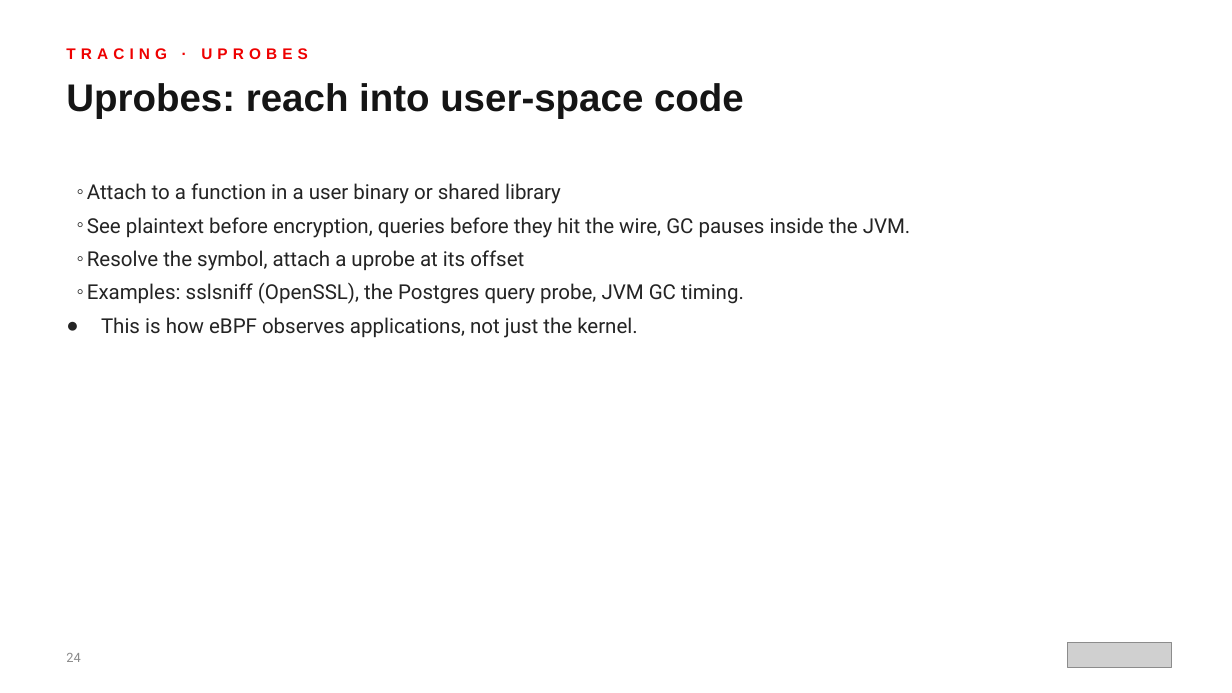
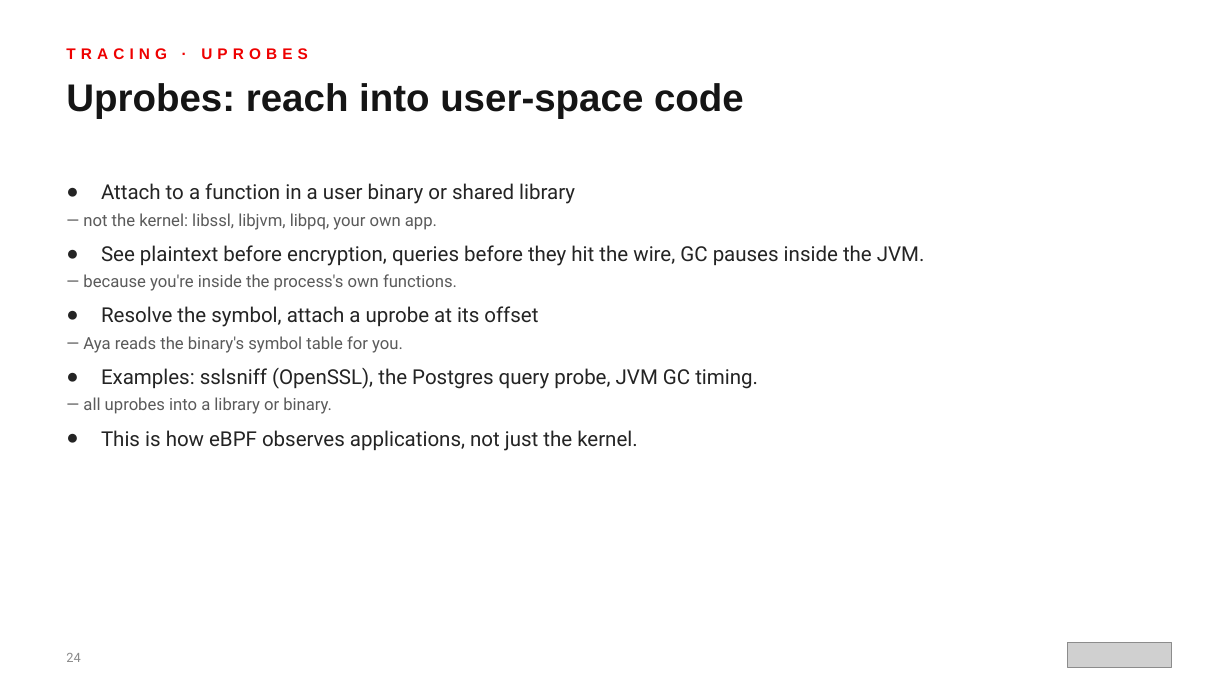
Before and after one commit to patterncatalyst/ebpf-with-aya, a slide deck: slide 24 of presentation/ebpf-aya-101-r01.0.pptx. Drawn at 1232x693 pixels with LibreOffice and Linux fonts; fonts in the diff are those of the drawing; grey boxes stand for pictures. Boxes give left, top, right and bottom in pixels: in the first picture for what was removed or moved away, otherwise in the second. Text is boxed around its words. In the diff, an @@ line names an element or a change of style, - is before the commit and + after.

```diff
--- a/presentation/ebpf-aya-101-r01.0.pptx
+++ b/presentation/ebpf-aya-101-r01.0.pptx
@@ text at bbox=[101, 183, 925, 389]: bullet ◦ to ●; list level 2 to 1 in "Attach to a function in ..."; list level 2 to 1 in "See plaintext before encryption, queries ..."; list level 2 to 1 in "Resolve the symbol, attach a ..."; list level 2 to 1 in "Examples: sslsniff (OpenSSL), the Postgres ..." @@
@@ text at bbox=[83, 213, 437, 230]: paragraph added @@
+  — not the kernel: libssl, libjvm, libpq, your own app.
@@ text at bbox=[83, 274, 457, 291]: paragraph added @@
+  — because you're inside the process's own functions.
@@ text at bbox=[83, 336, 403, 353]: paragraph added @@
+  — Aya reads the binary's symbol table for you.
@@ text at bbox=[83, 397, 332, 414]: paragraph added @@
+  — all uprobes into a library or binary.
```
Also in this commit, not shown: 10 other slides changed, 25 other files.
